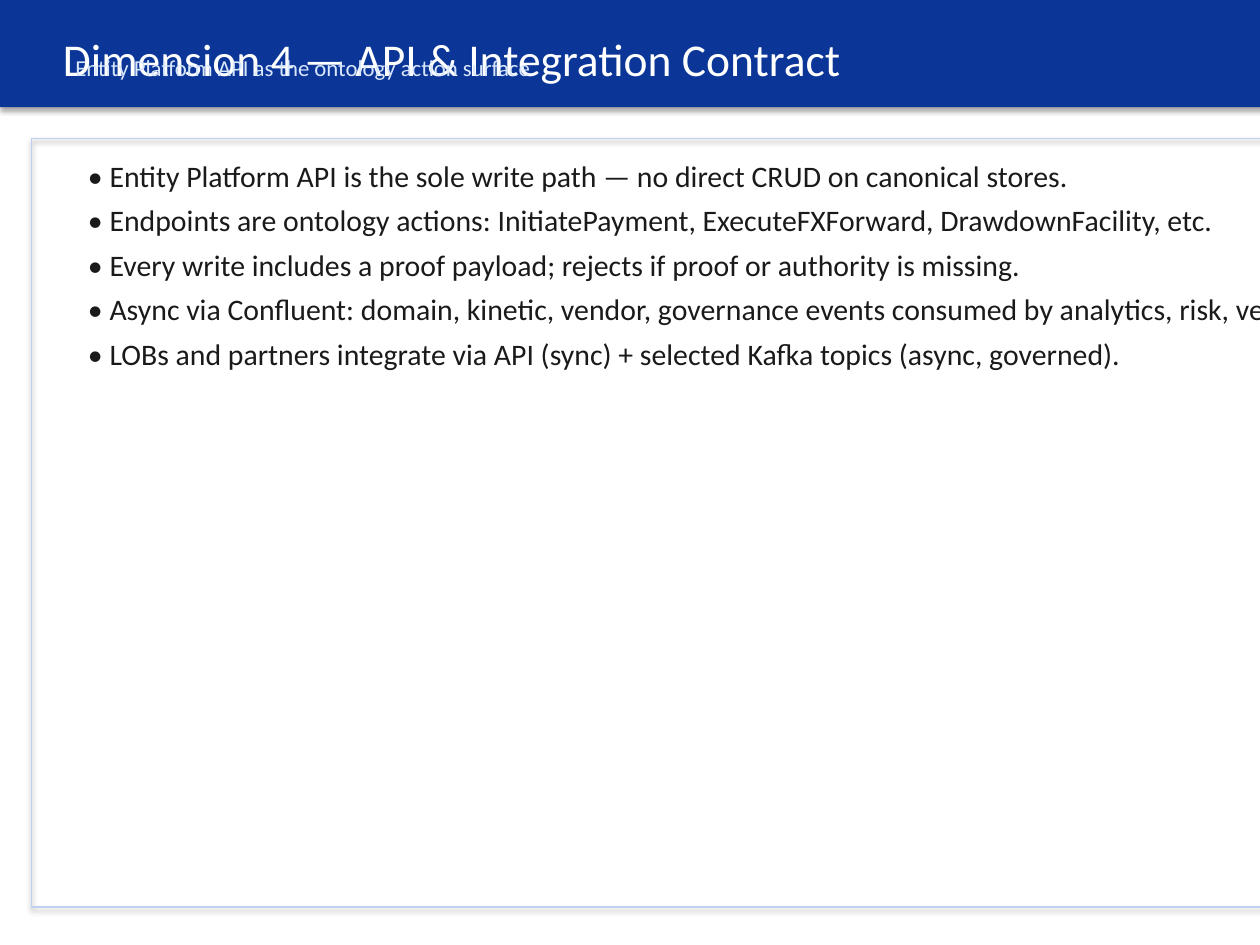
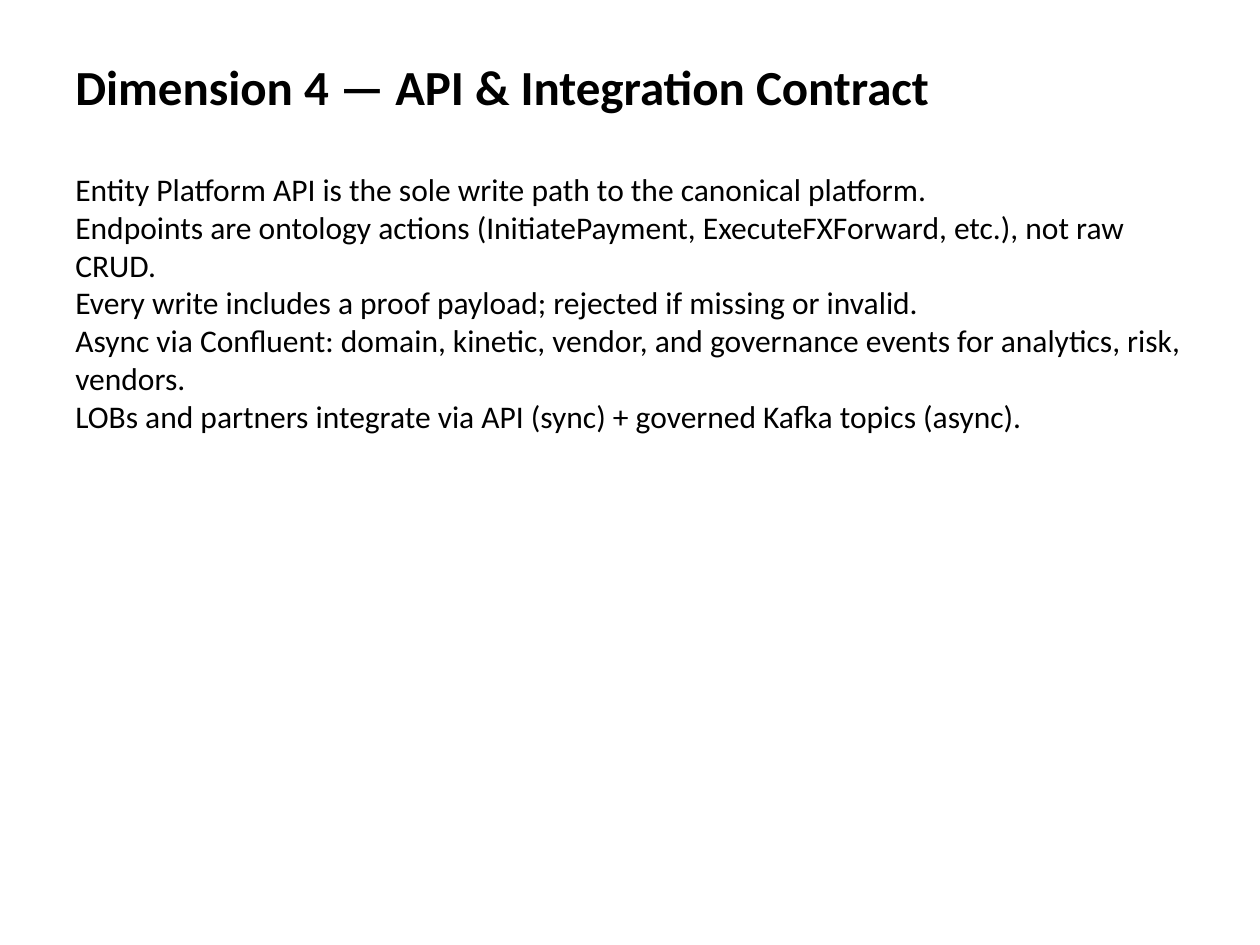
Before and after one commit to danielssonn/dataarch, a slide deck: slide 6 of artifacts/github-export/presentations/leadership-blueprint-presentation.pptx. Drawn at 1260x945 pixels with LibreOffice and Linux fonts; fonts in the diff are those of the drawing. Boxes give left, top, right and bottom in pixels: in the first picture for what was removed or moved away, otherwise in the second. Text is boxed around its words. In the diff, an @@ line names an element or a change of style, - is before the commit and + after.

```diff
--- a/artifacts/github-export/presentations/leadership-blueprint-presentation.pptx
+++ b/artifacts/github-export/presentations/leadership-blueprint-presentation.pptx
@@ text "Dimension 4 — API & ...": place and size @@
-text "Dimension 4 — API & ..." at [0, 0, 1260, 107]
+text "Dimension 4 — API & ..." at [75, 70, 929, 114]
@@ text "Dimension 4 — API & ..." at [75, 70, 929, 114]: size 26 to 28 pt, text colour #FFFFFF to #000000, bold on; vertical alignment middle to top; fill #0B3698 to none; shadow off @@
@@ text removed at [75, 57, 395, 80] @@
-Entity Platform API as the ontology action surface
@@ rectangle removed at [32, 139, 1260, 907] @@
@@ text at [75, 179, 1180, 434]: text changed; size 17 to 18 pt; text colour #1A1A1A to #000000 @@
-• Entity Platform API is the sole write path — no direct CRUD on canonical stores.
-• Endpoints are ontology actions: InitiatePayment, ExecuteFXForward, DrawdownFacility, etc.
-• Every write includes a proof payload; rejects if proof or authority is missing.
-• Async via Confluent: domain, kinetic, vendor, governance events consumed by analytics, risk, vendors.
-• LOBs and partners integrate via API (sync) + selected Kafka topics (async, governed).
+Entity Platform API is the sole write path to the canonical platform.
+Endpoints are ontology actions (InitiatePayment, ExecuteFXForward, etc.), not raw CRUD.
+Every write includes a proof payload; rejected if missing or invalid.
+Async via Confluent: domain, kinetic, vendor, and governance events for analytics, risk, vendors.
+LOBs and partners integrate via API (sync) + governed Kafka topics (async).
```
Also in this commit, not shown: 11 other slides changed, 1 slide added, 1 slide removed, 1 other file.
